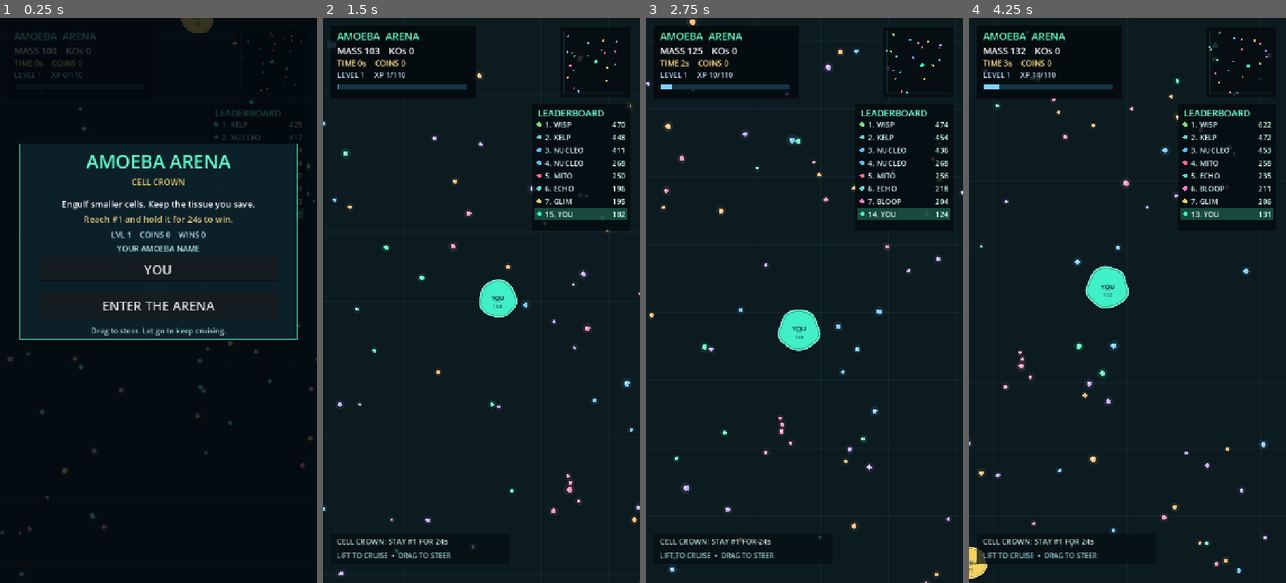
Above: before the commit, frames 1-4 (left to right).
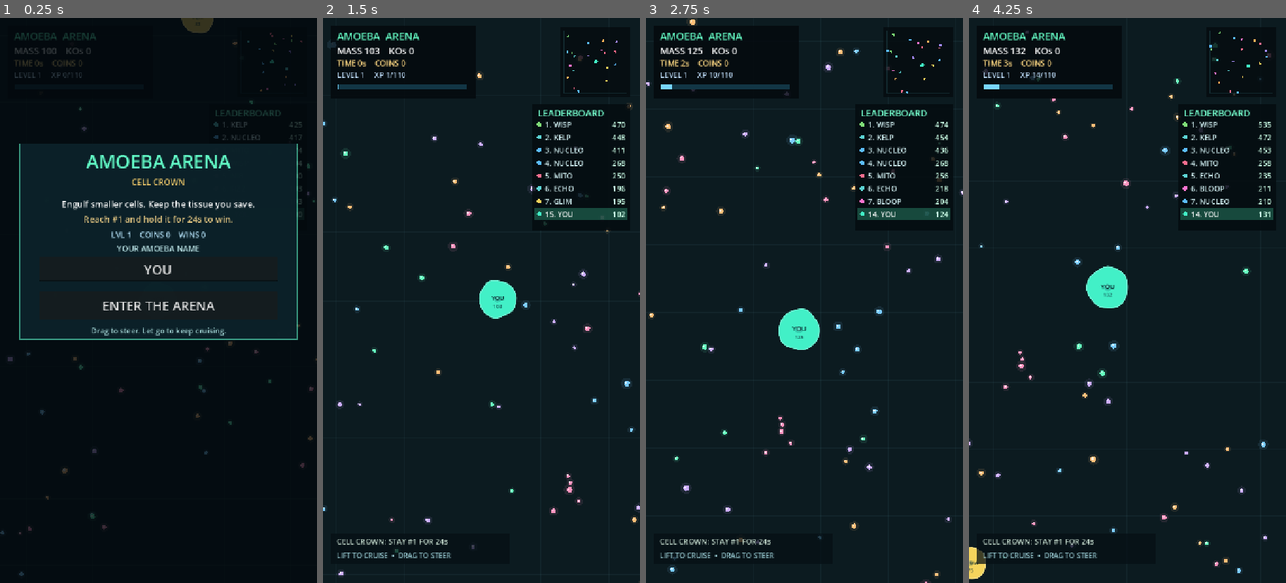
Above: after the commit, the same moments.

Repository: 16amattice/amoeba-arena
Game: Godot game, scene res://scenes/main.tscn
Same seed, same stepped clock (60 frames per second), same inputs: the game is played once before the commit and once after it.
Inputs (mouse positions are in pixels of both pictures, inside the frame that each line leads up to):
- Up to frame 1 (0.25 s): no input
- Up to frame 2 (1.5 s): click "ENTER THE ARENA" at 0.5 s; move the mouse to (551, 272) at 1.27 s; hold D from 1.28 s (still down); click (551, 272) at 1.42 s
- Up to frame 3 (2.75 s): release D at 2 s; drag from (741, 328) to (788, 413) at 2.02 s
- Up to frame 4 (4.25 s): move the mouse to (1159, 176) at 2.77 s; hold D 2.78-3.5 s; drag from (1111, 413) to (1032, 215) at 3.52 s

The runs differ from the first frame. In frame 1, less than 0.1% of the frame differs, in the area x 57-68%, y 0-3%; in frame 2, 0.2%; in frame 3, 0.2%; in frame 4, 0.4%, in the area x 0-96%, y 4-100%.

Commit message:
v0.4 membrane recovery, organic jiggle and area-preserving wall flattening

Diff:
--- a/scripts/cell_geometry.gd
+++ b/scripts/cell_geometry.gd
@@ -107,14 +107,17 @@
 	var x_positive := 0.0
 	var y_negative := 0.0
 	var y_positive := 0.0
+	var normalized: Array[PackedVector2Array] = []
 	for polygon in warped:
-		for i in range(polygon.size()):
-			polygon[i] *= area_scale
-			var point: Vector2 = polygon[i]
+		var scaled := PackedVector2Array()
+		for p in polygon:
+			var point: Vector2 = p * area_scale
+			scaled.append(point)
 			x_negative = maxf(x_negative, -point.x)
 			x_positive = maxf(x_positive, point.x)
 			y_negative = maxf(y_negative, -point.y)
 			y_positive = maxf(y_positive, point.y)
+		normalized.append(scaled)
 
 	# Compress only the side pressing the wall, and expand the opposite side
 	# by the matching amount. This preserves tissue area rather than cropping.
@@ -132,7 +135,7 @@
 		top_factor = 2.0 - bottom_factor
 
 	var world: Array[PackedVector2Array] = []
-	for polygon in warped:
+	for polygon in normalized:
 		var final_points := PackedVector2Array()
 		for p in polygon:
 			var sx := left_factor if p.x < 0.0 else right_factor
--- a/scripts/game.gd
+++ b/scripts/game.gd
@@ -111,6 +111,8 @@
 		"vel": Vector2.ZERO,
 		"mass": mass,
 		"shapes": CellGeometry.initial_shapes(mass, seed),
+		"needs_reform": false,
+		"reform_delay": 0.0,
 		"color": color,
 		"label": label,
 		"human": human,
@@ -261,6 +263,8 @@
 		_gain_survival_rewards(delta)
 		_think_for_bots(delta)
 		_move_cells(delta)
+		for cell in cells:
+			CellGeometry.relax(cell, delta)
 		_consume_food()
 		_resolve_bites(delta)
 		_cleanup_dead()
@@ -374,10 +378,12 @@
 		var desired_velocity: Vector2 = direction * _cell_speed(cell)
 		var responsiveness := 9.0 if cell["human"] else 3.7
 		cell["vel"] = cell["vel"].lerp(desired_velocity, minf(1.0, delta * responsiveness))
-		# Constrain the center only to the playable area. Shape vertices are
-		# conformed to the wall separately: a blob can flatten into a corner.
+		# Reserve most of the natural body radius for the membrane.
+		# This avoids the severe clipping/squashing when the center reached 8px.
+		# A gentle area-preserving warp makes the rest touch the wall.
 		var next_pos: Vector2 = cell["pos"] + cell["vel"] * delta
-		cell["pos"] = next_pos.clamp(Vector2(8.0, 8.0), ARENA - Vector2(8.0, 8.0))
+		var wall_padding: float = CellGeometry.minimum_center(float(cell["mass"]))
+		cell["pos"] = next_pos.clamp(Vector2.ONE * wall_padding, ARENA - Vector2.ONE * wall_padding)
 		if cell["vel"].length() > 8.0:
 			cell["direction"] = lerp_angle(cell["direction"], cell["vel"].angle(), minf(1.0, delta * 4.0))
 		cell["phase"] += delta * (1.65 + cell["vel"].length() * 0.005)
@@ -529,7 +535,6 @@
 		draw_line(Vector2(x, 0), Vector2(x, ARENA.y), Color(0.22, 0.40, 0.44, 0.13), 1.5)
 	for y in range(0, int(ARENA.y) + 1, GRID_SPACING):
 		draw_line(Vector2(0, y), Vector2(ARENA.x, y), Color(0.22, 0.40, 0.44, 0.13), 1.5)
-	draw_rect(Rect2(Vector2.ZERO, ARENA), Color(0.21, 0.84, 0.80, 0.65), false, 12.0)
 	for morsel in food:
 		if not _visible(morsel["pos"], 10.0):
 			continue
@@ -545,6 +550,8 @@
 	for cell in sorted_cells:
 		if cell["alive"] and _visible(cell["pos"], _cell_radius(cell) + 20.0):
 			_draw_cell(cell)
+	# Draw arena outline LAST so the wall always stays visually crisp.
+	draw_rect(Rect2(Vector2.ZERO, ARENA), Color(0.21, 0.84, 0.80, 0.85), false, 5.0)
 	for particle in particles:
 		var shade: Color = particle["color"]
 		shade.a = clampf(particle["life"] / particle["max_life"], 0.0, 1.0)
@@ -555,58 +562,35 @@
 	var center: Vector2 = cell["pos"]
 	var radius := _cell_radius(cell)
 	var tint: Color = cell["color"]
-	var seed: float = cell["phase"]
-	var movement: float = clampf(cell["vel"].length() / 340.0, 0.0, 1.0)
+	# Exactly the SAME area-preserving wall geometry used by the eater.
+	# No second clamping pass, multiplied semi-transparent polygons, or
+	# collapsed vertices that could make the cell flicker/discolor at walls.
 	var pieces: Array[PackedVector2Array] = CellGeometry.world_shapes(cell, ARENA)
+	var largest_piece := PackedVector2Array()
+	var largest_area := 0.0
 	for polygon in pieces:
-		var contour := PackedVector2Array()
-		var bounds_center := Vector2.ZERO
-		for point in polygon:
-			bounds_center += point
-		bounds_center /= float(polygon.size())
-		for point in polygon:
-			var from_center: Vector2 = point - bounds_center
-			var angle := from_center.angle()
-			var stretch := 1.0 + 0.018 * sin(angle * 5.0 + seed)
-			stretch += 0.022 * movement * cos(angle - float(cell["direction"]))
-			stretch += 0.011 * float(cell["impact"]) * sin(angle * 11.0 - clock * 27.0)
-			var soft: Vector2 = bounds_center + from_center * stretch
-			soft = soft.clamp(Vector2.ZERO, ARENA)
-			contour.append(soft)
-		if contour.size() < 3:
+		if polygon.size() < 3:
 			continue
-		var shadow := PackedVector2Array()
-		for point in contour:
-			shadow.append((point + Vector2(2.0, 6.0)).clamp(Vector2.ZERO, ARENA))
-		draw_colored_polygon(shadow, Color(0.0, 0.02, 0.04, 0.31))
-		draw_colored_polygon(contour, tint.darkened(0.22))
-		var inner := PackedVector2Array()
-		for point in contour:
-			inner.append(point.lerp(bounds_center, 0.09).clamp(Vector2.ZERO, ARENA))
-		draw_colored_polygon(inner, tint)
-		var closed := contour.duplicate()
-		closed.append(contour[0])
-		draw_polyline(closed, tint.lightened(0.32), 3.0, true)
-
-	# Each surviving fragment remains real tissue. Put a faint organelle on
-	# the biggest fragment without covering any chunks bitten away.
-	var main_area := 0.0
-	var nucleus := center
-	for polygon in pieces:
 		var area: float = CellGeometry.polygon_area(polygon)
-		if area > main_area:
-			main_area = area
-			var c := Vector2.ZERO
-			for point in polygon:
-				c += point
-			nucleus = c / float(polygon.size())
-	if main_area > 130.0:
-		draw_circle(nucleus, minf(radius * 0.18, sqrt(main_area / PI) * 0.24), Color(0.05, 0.25, 0.31, 0.21))
-		draw_circle(nucleus + Vector2(-3, -3), minf(radius * 0.095, 13.0), Color(1, 1, 1, 0.17))
+		if area <= 2.0:
+			continue
+		draw_colored_polygon(polygon, tint)
+		var closed := polygon.duplicate()
+		closed.append(polygon[0])
+		draw_polyline(closed, tint.lightened(0.23), 2.5, true)
+		if area > largest_area:
+			largest_area = area
+			largest_piece = polygon
+	# Organelles are visible in rounded cells, but hidden while a fresh
+	# chunk is missing; otherwise a nucleus could float in an eaten hole.
+	if largest_area > 150.0 and not bool(cell.get("needs_reform", false)):
+		if Geometry2D.is_point_in_polygon(center, largest_piece):
+			draw_circle(center, minf(radius * 0.18, 19.0), Color(0.035, 0.29, 0.35, 0.20))
+			draw_circle(center + Vector2(-2.5, -2.5), minf(radius * 0.09, 9.0), Color(1, 1, 1, 0.18))
 	if radius < 12.0:
 		return
 	var font := ThemeDB.fallback_font
-	draw_string(font, center + Vector2(-radius, 3.0), cell["label"], HORIZONTAL_ALIGNMENT_CENTER, radius * 2.0, clampi(int(radius * 0.34), 10, 18), Color(0.015, 0.14, 0.16, 0.90))
+	draw_string(font, center + Vector2(-radius, 3.0), cell["label"], HORIZONTAL_ALIGNMENT_CENTER, radius * 2.0, clampi(int(radius * 0.34), 10, 18), Color(0.015, 0.14, 0.16, 0.93))
 	draw_string(font, center + Vector2(-radius, 20.0), str(int(ceil(cell["mass"]))), HORIZONTAL_ALIGNMENT_CENTER, radius * 2.0, 12, Color(0.02, 0.16, 0.20, 0.78))
 
 
--- a/tests/arena_smoke.gd
+++ b/tests/arena_smoke.gd
@@ -29,7 +29,8 @@
 		_fail("Player should coast forward after lifting touch")
 		return
 
-	var wall = game._make_cell(Vector2(8, 8), 400.0, Color.BLUE, "CORNER", false)
+	var wall_radius: float = CellGeometry.body_radius(400.0)
+	var wall = game._make_cell(Vector2(wall_radius * CellGeometry.WALL_CENTER_FRACTION, wall_radius * CellGeometry.WALL_CENTER_FRACTION), 400.0, Color.BLUE, "CORNER", false)
 	var pieces = CellGeometry.world_shapes(wall, game.ARENA)
 	var touches_x := false
 	var touches_y := false
@@ -40,9 +41,17 @@
 	if not touches_x or not touches_y:
 		_fail("Corner body must actually touch both walls")
 		return
+	var wall_area: float = CellGeometry.visible_area(wall, game.ARENA)
+	var expected_area := 400.0 * CellGeometry.AREA_PER_MASS
+	if wall_area < expected_area * 0.91 or wall_area > expected_area * 1.09:
+		_fail("Wall or corner deformation must retain nearly all membrane area")
+		return
 	for polygon in pieces:
+		if Geometry2D.triangulate_polygon(polygon).size() < 3:
+			_fail("Wall membrane must remain a valid filled polygon")
+			return
 		for vertex in polygon:
-			if vertex.x < 0.0 or vertex.y < 0.0 or vertex.x > game.ARENA.x or vertex.y > game.ARENA.y:
+			if vertex.x < -0.01 or vertex.y < -0.01 or vertex.x > game.ARENA.x + 0.01 or vertex.y > game.ARENA.y + 0.01:
 				_fail("Tissue must conform to corners and never leave arena")
 				return
 
@@ -63,6 +72,33 @@
 				if CellGeometry.polygon_area(overlap) > 1.0:
 					_fail("Already-eaten area must not still be part of the victim")
 					return
+	# Once out of contact, the clipped tissue reforms into a smaller circle.
+	var remaining_mass: float = victim["mass"]
+	var victim_pos: Vector2 = victim["pos"]
+	for frame in range(150):
+		victim["phase"] += 0.016 * 2.0
+		CellGeometry.relax(victim, 0.016)
+	if victim["shapes"].size() != 1 or victim["shapes"][0].size() != CellGeometry.RING_POINTS:
+		_fail("Survivor must return to a single, rounded membrane")
+		return
+	var min_radius := INF
+	var max_radius := 0.0
+	var recovered: PackedVector2Array = victim["shapes"][0]
+	for point in recovered:
+		min_radius = minf(min_radius, point.length())
+		max_radius = maxf(max_radius, point.length())
+	if max_radius > min_radius * 1.17 or absf(float(victim["mass"]) - remaining_mass) > 0.001:
+		_fail("Recovery must round the cell without restoring eaten mass")
+		return
+	var before_jiggle: PackedVector2Array = recovered.duplicate()
+	victim["phase"] += 1.2
+	CellGeometry.relax(victim, 0.25)
+	if before_jiggle[4].distance_to(victim["shapes"][0][4]) < 0.01:
+		_fail("Survivor membrane must continue to jiggle")
+		return
+	if CellGeometry.visible_area(victim, game.ARENA) <= 0.0:
+		_fail("Recovered membrane must remain solid")
+		return
 	eater["pos"] = victim["pos"]
 	var finish: Dictionary = CellGeometry.consume(eater, victim, game.ARENA)
 	if not finish["dead"] or victim["alive"] or victim["mass"] > 0.0:
Not shown, changed: export_presets.cfg
